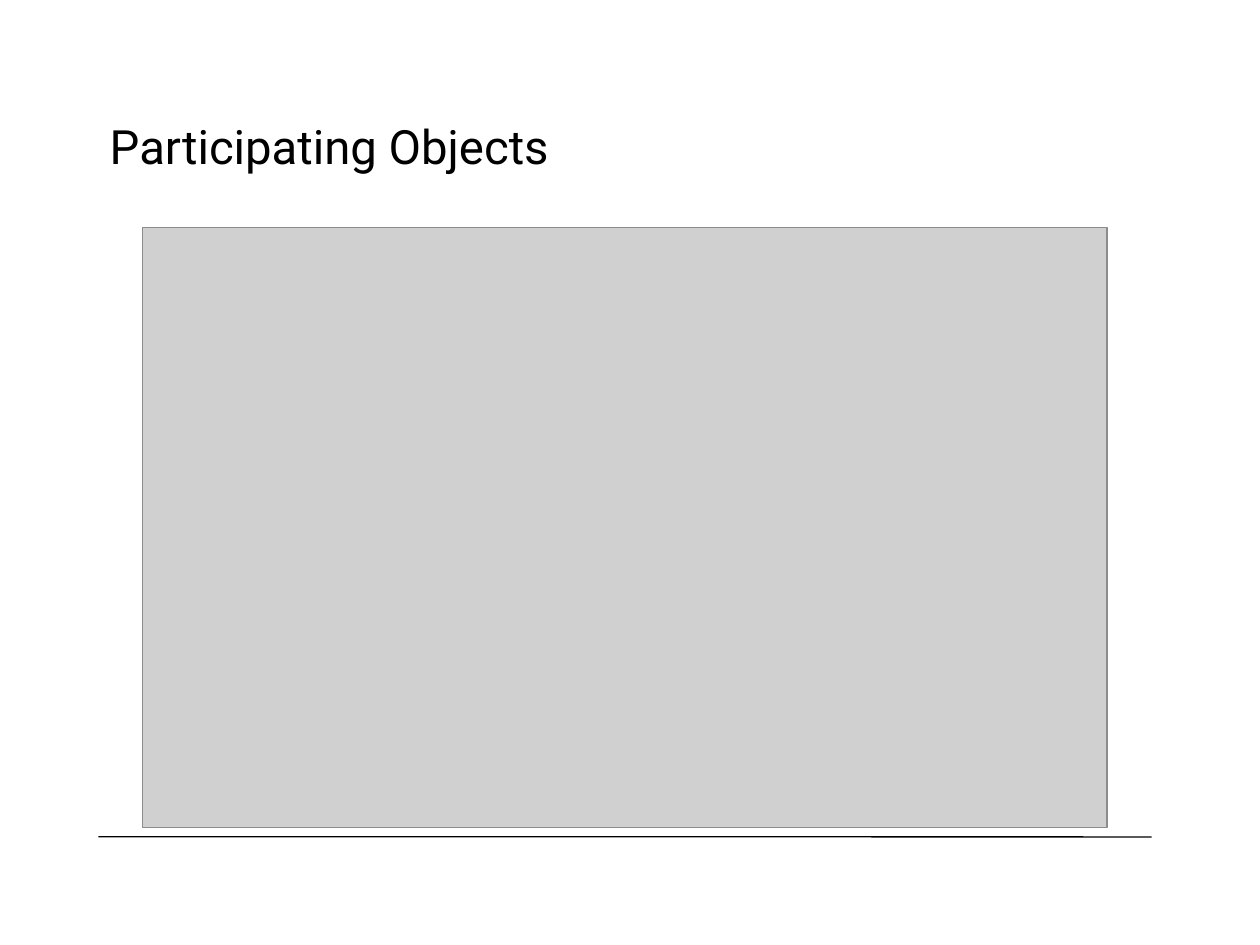
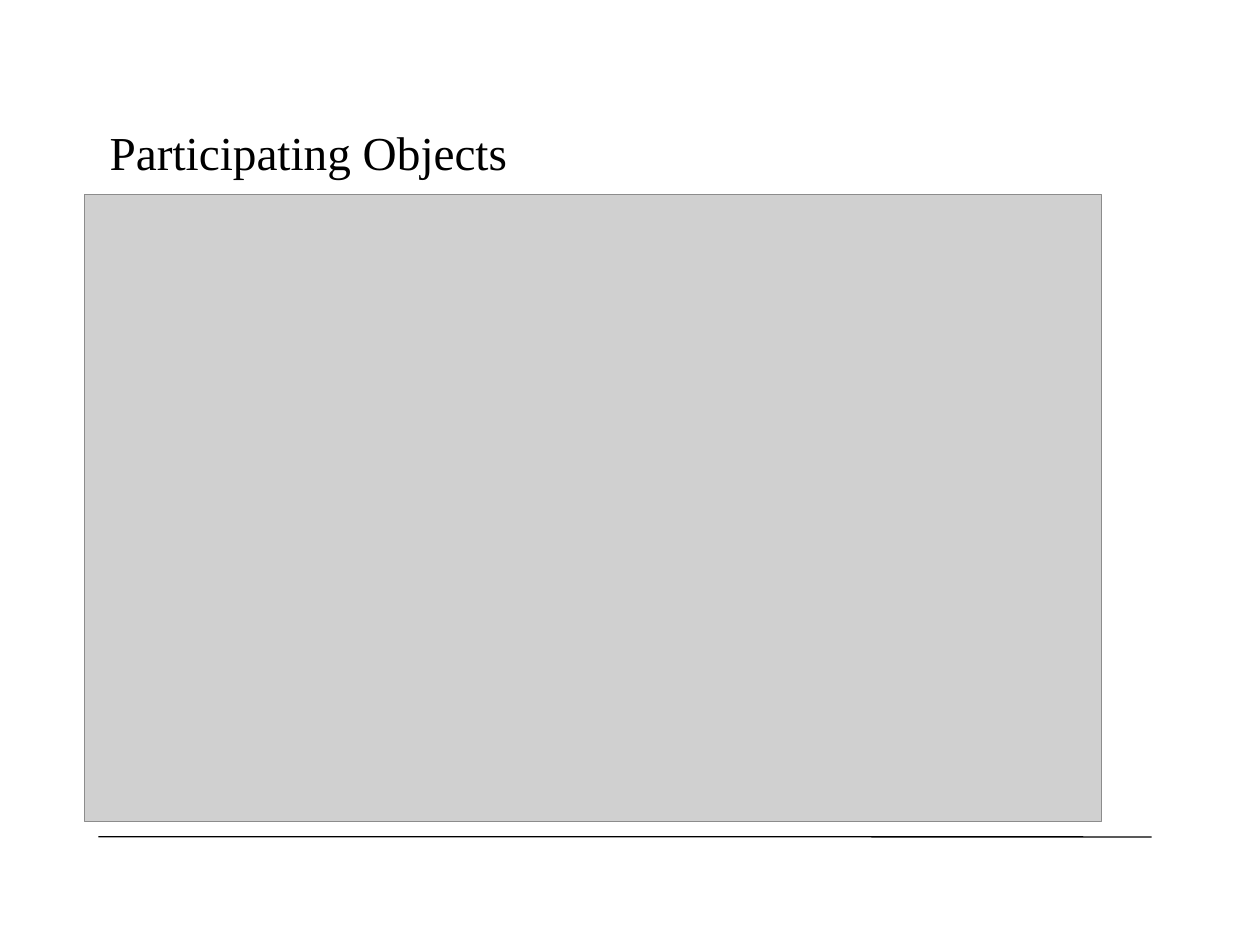
Before and after one commit to legendmcdonald/2DV603, a slide deck: slide 7 of JodelAlert.pptx (slide 2 before the commit). Drawn at 1260x945 pixels with LibreOffice and Linux fonts; fonts in the diff are those of the drawing; grey boxes stand for pictures; background and template pictures are left out. Boxes give left, top, right and bottom in pixels: in the first picture for what was removed or moved away, otherwise in the second. Text is boxed around its words. In the diff, an @@ line names an element or a change of style, - is before the commit and + after.

Commit message:
Updated presentation slides

```diff
--- a/JodelAlert.pptx
+++ b/JodelAlert.pptx
@@ title "Participating Objects" at bbox=[110, 137, 507, 180]: font Roboto to Times New Roman @@
@@ picture: place and size @@
-picture at bbox=[142, 228, 1106, 828]
+picture at bbox=[84, 194, 1101, 822]
```
Also in this commit, not shown: 1 other slide changed, 1 slide added, 3 other files.
